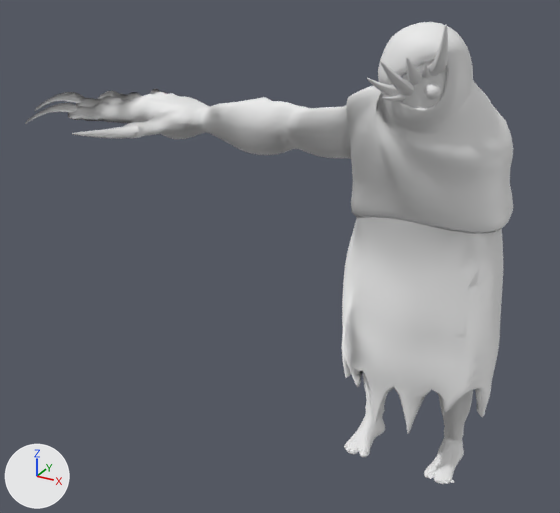
What one commit did to the FBX model Assets/Models/Osin_Attack.fbx.
The view is the same before and after, from a camera (50 mm lens) standing at (0.044, -0.1393, 0.1108) and looking at (-0.032, -0.0012, 0.0418). The lights are fixed; the arrows at lower left show +X, +Y and +Z. Where no turn or scale is listed for an object, it has been applied to the vertices. Vertices at the same position are counted once.

Before the edit, the objects in view are built like this:
```python
ob_osin_rig_final_arm = bpy.data.objects.new('Osin_Rig_Final:arm', me_mesh_004)
ob_osin_rig_final_arm.location = (0.0, 0.0, 0.0)
ob_osin_rig_final_claws = bpy.data.objects.new('Osin_Rig_Final:claws', me_mesh_006)
ob_osin_rig_final_claws.location = (0.0, 0.0, 0.0)
ob_osin_rig_final_cloak_top = bpy.data.objects.new('Osin_Rig_Final:cloak_top', me_mesh_002)
ob_osin_rig_final_cloak_top.location = (0.0, 0.0, 0.0)
ob_osin_rig_final_cloak_torso = bpy.data.objects.new('Osin_Rig_Final:cloak_torso', me_mesh_003)
ob_osin_rig_final_cloak_torso.location = (0.0, 0.0, 0.0)
ob_osin_rig_final_faceteeth = bpy.data.objects.new('Osin_Rig_Final:faceteeth', me_mesh_001)
ob_osin_rig_final_faceteeth.location = (0.0, 0.0, 0.0)
ob_osin_rig_final_head = bpy.data.objects.new('Osin_Rig_Final:head', me_mesh)
ob_osin_rig_final_head.location = (0.0, 0.0, 0.0)
ob_osin_rig_final_legs = bpy.data.objects.new('Osin_Rig_Final:legs', me_mesh_005)
ob_osin_rig_final_legs.location = (0.0, 0.0, 0.0)
```
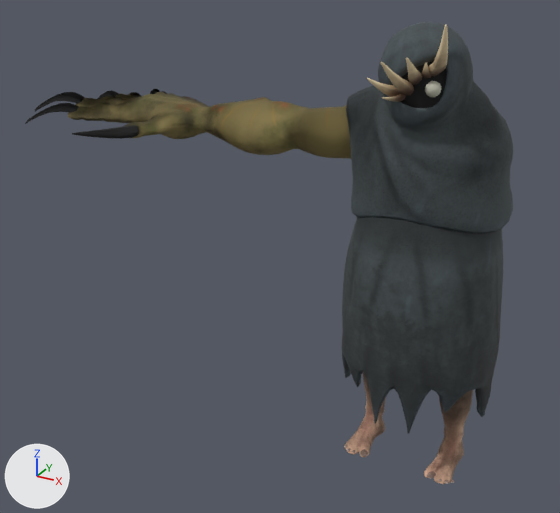
Where the newer file only moved an object's origin or applied its transform, the numbers keep the older frame.

The edits, one by one:
Picture 'Osin_BaseColor.png' (img_osin_basecolor_png) is new.
Material 'Osin_Rig_Final:Osin_Texture' (mat_osin_rig_final_osin_texture) is new.
Its texture is img_osin_basecolor_png.
Its roughness is 0.853.
me_mesh_004 has 2451 vertices, 2440 faces and spans x -0.087..-0.0106, y -0.016..0.0157, z 0.0634..0.0778.
me_mesh_004 is used by ob_osin_rig_final_arm; location (0.0, 0.0, 0.0).
me_mesh_004 no longer uses material mat_osin_rig_final_lambert2 (white #ebebeb).
me_mesh_004 part 3: its shading normals changed.
me_mesh_004 now uses material mat_osin_rig_final_osin_texture (picture img_osin_basecolor_png).
me_mesh_001 has 564 vertices, 552 faces and spans x -0.0073..0.0059, y -0.01797..-0.00999, z 0.08148..0.0952.
me_mesh_001 no longer uses material mat_osin_rig_final_lambert2 (white #ebebeb).
me_mesh_001 now uses material mat_osin_rig_final_osin_texture (picture img_osin_basecolor_png).
me_mesh_002 has 1306 vertices, 1266 faces and spans x -0.0189..0.0159, y -0.0137..0.0157, z 0.0565..0.094.
me_mesh_002 is used by ob_osin_rig_final_cloak_top; location (0.0, 0.0, 0.0).
me_mesh_002 no longer uses material mat_osin_rig_final_lambert2 (white #ebebeb).
me_mesh_002 part 4: its shading normals changed.
me_mesh_002 now uses material mat_osin_rig_final_osin_texture (picture img_osin_basecolor_png).
me_mesh has 73 vertices, 64 faces and spans x -0.00556..0.00556, y -0.01254..-0.00536, z 0.07724..0.09126.
me_mesh no longer uses material mat_osin_rig_final_lambert2 (white #ebebeb).
me_mesh now uses material mat_osin_rig_final_osin_texture (picture img_osin_basecolor_png).
me_mesh_003 has 1208 vertices, 1176 faces and spans x -0.0168..0.0168, y -0.0137..0.0192, z 0.0133..0.0713.
me_mesh_003 is used by ob_osin_rig_final_cloak_torso; location (0.0, 0.0, 0.0).
me_mesh_003 no longer uses material mat_osin_rig_final_lambert2 (white #ebebeb).
me_mesh_003 part 1: its shading normals changed.
me_mesh_003 now uses material mat_osin_rig_final_osin_texture (picture img_osin_basecolor_png).
me_mesh_005 has 1866 vertices, 1848 faces and spans x -0.013..0.0128, y -0.0072..0.0063, z -0.0003..0.0373.
me_mesh_005 no longer uses material mat_osin_rig_final_lambert2 (white #ebebeb).
me_mesh_005 now uses material mat_osin_rig_final_osin_texture (picture img_osin_basecolor_png).
me_mesh_006 has 4803 vertices, 960 faces and spans x -0.1002..0.0201, y -0.0253..0.0196, z -0.0003..0.0952.
me_mesh_006 is used by ob_osin_rig_final_claws; location (0.0, 0.0, 0.0).
me_mesh_006 no longer uses material mat_osin_rig_final_lambert2 (white #ebebeb).
me_mesh_006 part 2: its shading normals changed.
me_mesh_006 now uses material mat_osin_rig_final_osin_texture (picture img_osin_basecolor_png).

Pixel boxes (x1, y1, x2, y2) of what changed, in the pictures (560 x 513 px):
'Osin_Rig_Final:cloak_torso', recoloured, shading changed (grey to black)
    both: (342, 217, 503, 433)
'Osin_Rig_Final:cloak_top', recoloured, shading changed (grey to black)
    both: (346, 22, 513, 233)
'Osin_Rig_Final:arm', recoloured, shading changed (grey to brown)
    both: (68, 91, 351, 159)
'Osin_Rig_Final:legs', recoloured (white to brown)
    both: (344, 371, 473, 484)
'Osin_Rig_Final:faceteeth', recoloured (grey to brown)
    both: (367, 25, 448, 102)
'Osin_Rig_Final:claws', recoloured, shading changed (grey to black)
    both: (25, 89, 160, 139)
'Osin_Rig_Final:head', recoloured (grey to black)
    both: (400, 61, 447, 108)
